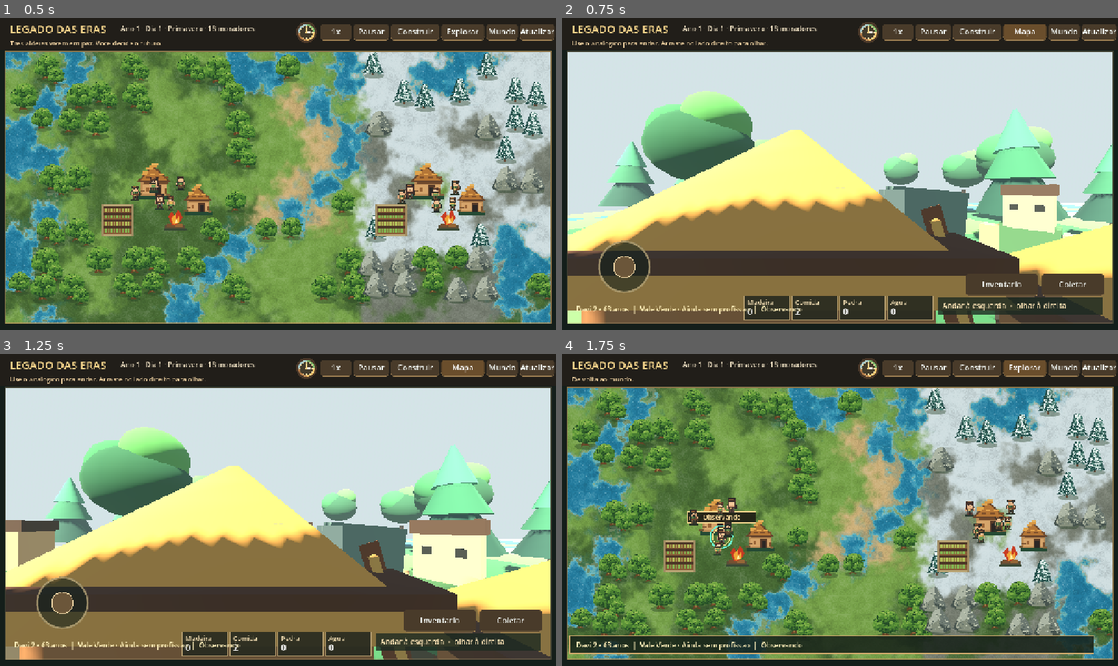
Above: before the commit, frames 1-4 (two rows, left to right).
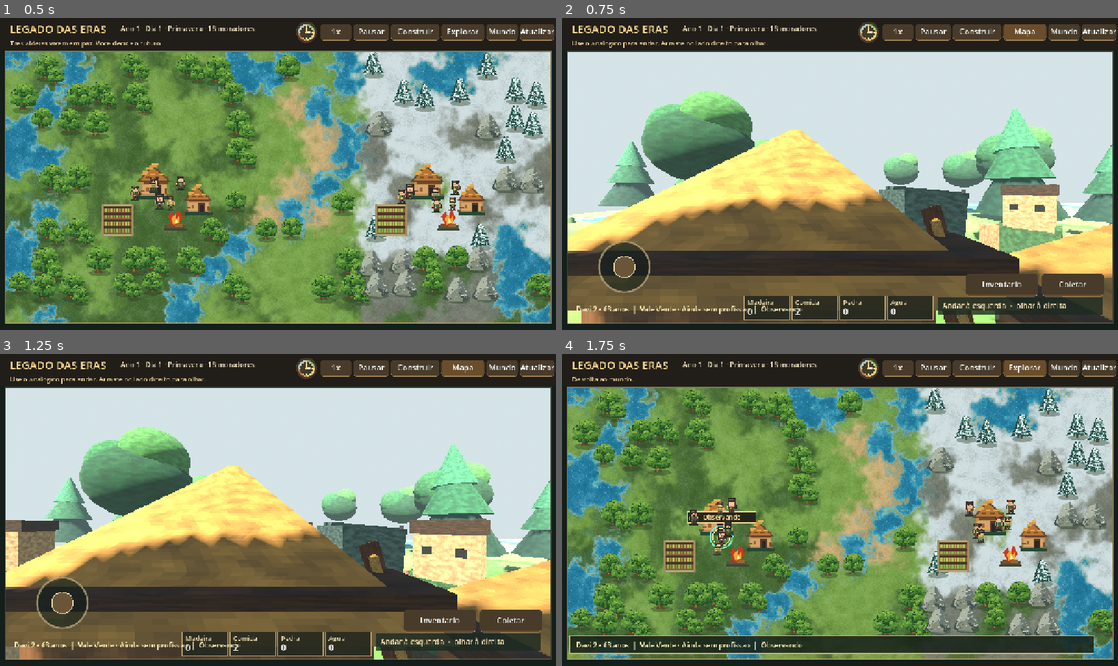
Above: after the commit, the same moments.

Repository: contateste123455667788994321-max/legados-das-eras
Game: Godot game, scene res://scenes/Main.tscn
The game is run twice, just before and just after one commit, with the same random seed, the same clock (stepped at 60 frames per second) and the same inputs.
Inputs:
- Up to frame 1 (0.5 s): no input
- Up to frame 2 (0.75 s): click "Explorar" at 0.5 s
- Up to frame 3 (1.25 s): no input
- Up to frame 4 (1.75 s): click "Mapa" at 1.25 s

Frame 1 is identical in both runs. In frame 2, 24% of the frame differs, in the area x 1-99%, y 23-98%; in frame 3, 24%; in frame 4, nothing differs.

Commit message:
Share organic ground in 3D and add pixel-textured materials and grass

Diff:
--- a/scripts/character_3d.gd
+++ b/scripts/character_3d.gd
@@ -8,6 +8,7 @@
 var sun: DirectionalLight3D
 var world_env: WorldEnvironment
 var materials: Dictionary = {}
+var material_grain: NoiseTexture2D
 var last_build_signature := ""
 var last_world_id := 0
 var actors_3d: Dictionary = {}
@@ -61,6 +62,20 @@
 		return materials[hex_color]
 	var m := StandardMaterial3D.new()
 	m.albedo_color = Color(hex_color)
+	if material_grain == null:
+		var grain := FastNoiseLite.new()
+		grain.frequency = 0.15
+		material_grain = NoiseTexture2D.new()
+		material_grain.width = 128
+		material_grain.height = 128
+		material_grain.seamless = true
+		material_grain.noise = grain
+		var ramp := Gradient.new()
+		ramp.set_color(0, Color("#9a9a9a"))
+		ramp.set_color(1, Color.WHITE)
+		material_grain.color_ramp = ramp
+	m.albedo_texture = material_grain
+	m.texture_filter = BaseMaterial3D.TEXTURE_FILTER_NEAREST
 	m.roughness = 0.92
 	m.metallic = 0.0
 	materials[hex_color] = m
@@ -240,6 +255,20 @@
 		root_mesh.remove_child(child)
 		child.queue_free()
 	actors_3d.clear()
+	# O solo inteiro usa o mesmo desenho continuo do mapa, sem centenas de cubos.
+	game._make_landscape()
+	var ground := MeshInstance3D.new()
+	var plane := PlaneMesh.new()
+	var length: float = float(game.world.SIZE) * SPACING
+	plane.size = Vector2(length, length)
+	ground.mesh = plane
+	var ground_material := StandardMaterial3D.new()
+	ground_material.albedo_texture = game.landscape_texture
+	ground_material.texture_filter = BaseMaterial3D.TEXTURE_FILTER_NEAREST
+	ground_material.roughness = 0.95
+	ground.material_override = ground_material
+	ground.position = Vector3(length * 0.5, -0.01, length * 0.5)
+	root_mesh.add_child(ground)
 	var season: int = int(game.world.day / 90.0) % 4
 	for y in range(game.world.tiles.size()):
 		var row: Array = game.world.tiles[y]
@@ -247,16 +276,6 @@
 			var biome: String = str(row[x])
 			var px: float = (float(x) + 0.5) * SPACING
 			var pz: float = (float(y) + 0.5) * SPACING
-			var base_color := "#638d51"
-			match biome:
-				"water": base_color = "#327f9d"
-				"forest": base_color = "#366c42"
-				"sand": base_color = "#d3b476"
-				"snow": base_color = "#cfddd5"
-				"mountain": base_color = "#687d76"
-				_: base_color = "#8e994e" if season == 2 else "#638d51"
-			var shade: Color = Color(base_color).lerp(Color("#344a32"), _rng(x, y, 21) * 0.09)
-			_box(root_mesh, Vector3(px, -0.13, pz), Vector3(SPACING + 0.025, 0.26, SPACING + 0.025), "#" + shade.to_html(false))
 			if biome == "mountain":
 				_cone(root_mesh, Vector3(px, 1.12, pz), 2.5, 1.5, "#56675f", 5)
 				_cone(root_mesh, Vector3(px, 2.15, pz), 1.25, 0.75, "#bfcbc5", 5)
@@ -271,6 +290,10 @@
 				_box(root_mesh, Vector3(px + 0.22, 0.52, pz), Vector3(0.36, 0.1, 0.13), "#4a8260")
 			elif biome == "grass" and _rng(x, y, 7) > 0.93:
 				_tree(root_mesh, Vector3(px - 0.15, 0.0, pz + 0.2), false, 2.35)
+			elif biome == "grass" and _rng(x, y, 8) > 0.55:
+				for clump in range(3):
+					var offset := Vector3(_rng(x, y, 11 + clump) * 1.8 - 0.9, 0.12, _rng(x, y, 18 + clump) * 1.8 - 0.9)
+					_cone(root_mesh, Vector3(px, 0, pz) + offset, 0.28, 0.14, "#628a36", 4)
 	for town in game.world.towns:
 		_settlement(town)
 	_refresh_people_models()
